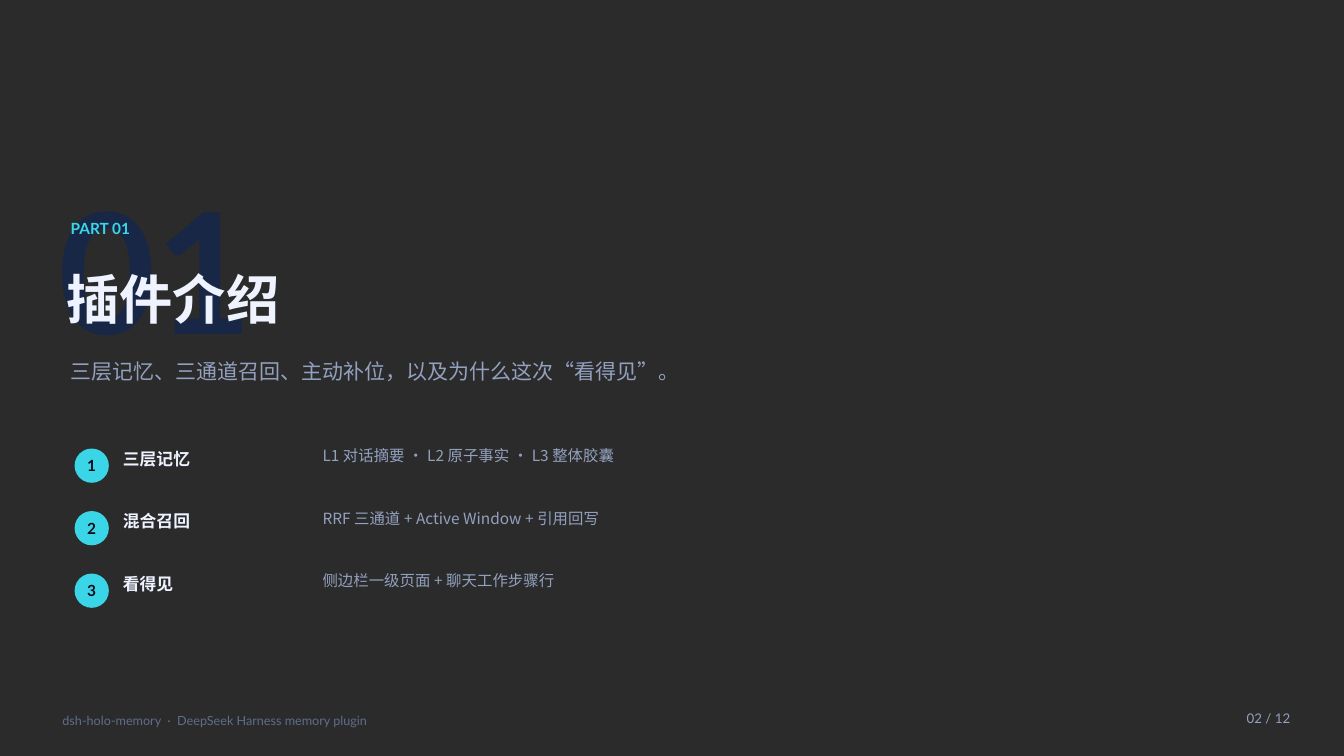
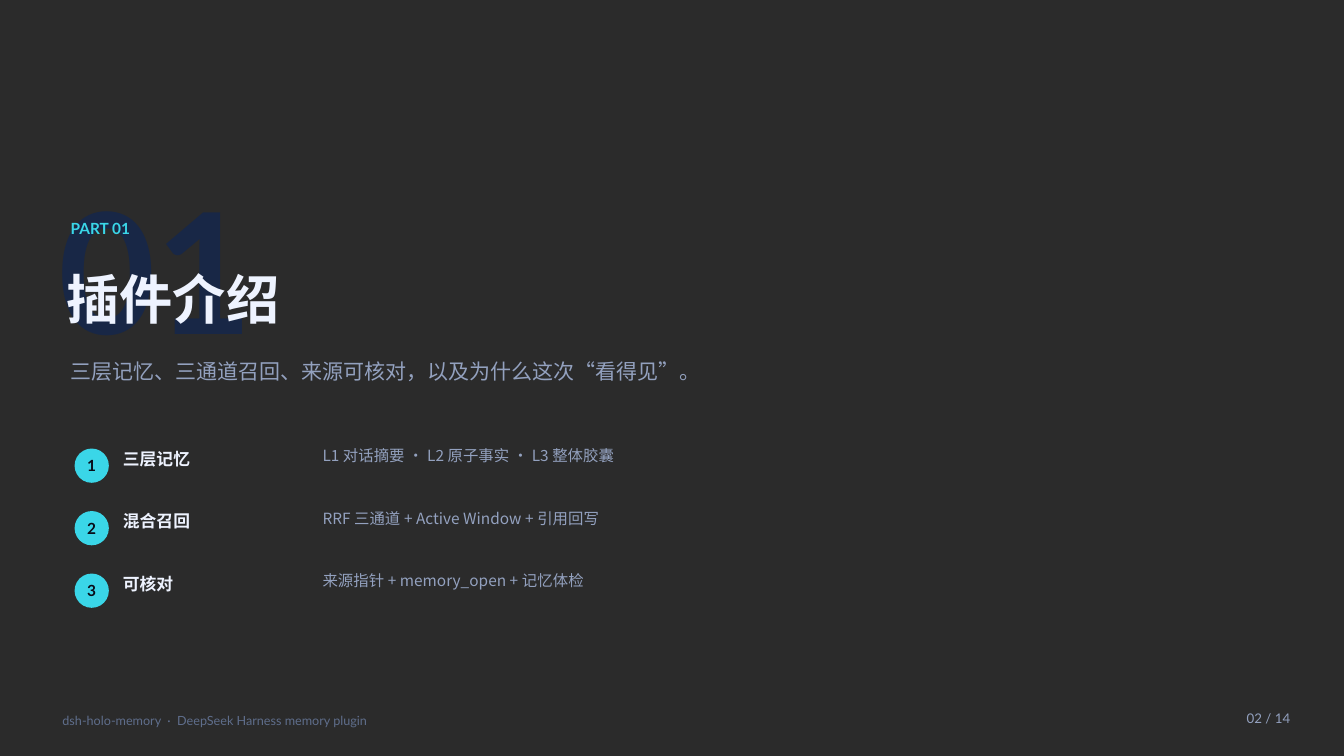
Before and after one commit to Kaede-Ayaki/dsh-holo-memory, a slide deck: slide 2 of docs/dsh-holo-memory-intro.pptx. Drawn at 1344x756 pixels with LibreOffice and Linux fonts; fonts in the diff are those of the drawing; background and template pictures are left out; a plain dark background stands for a picture behind light text. Boxes give left, top, right and bottom in pixels: in the first picture for what was removed or moved away, otherwise in the second. Text is boxed around its words. In the diff, an @@ line names an element or a change of style, - is before the commit and + after.

Commit message:
docs: add 0.4.0 changelog and provenance/doctor slides
- CHANGELOG for 0.4.0 source pointers, memory_open, revisions and doctor

- 14-slide deck with provenance and observability pages

- README version/changelog links

```diff
--- a/docs/dsh-holo-memory-intro.pptx
+++ b/docs/dsh-holo-memory-intro.pptx
@@ text at (x1=71, y1=361, x2=701, y2=381): text changed @@
-三层记忆、三通道召回、主动补位，以及为什么这次“看得见”。
+三层记忆、三通道召回、来源可核对，以及为什么这次“看得见”。
@@ text at (x1=123, y1=575, x2=173, y2=592): text changed @@
-看得见
+可核对
@@ text at (x1=323, y1=573, x2=584, y2=590): text changed @@
-侧边栏一级页面 + 聊天工作步骤行
+来源指针 + memory_open + 记忆体检
@@ text at (x1=1247, y1=713, x2=1290, y2=723): text changed @@
-02 / 12
+02 / 14
```
Also in this commit, not shown: 10 other slides changed, 2 slides added, 3 other files.
